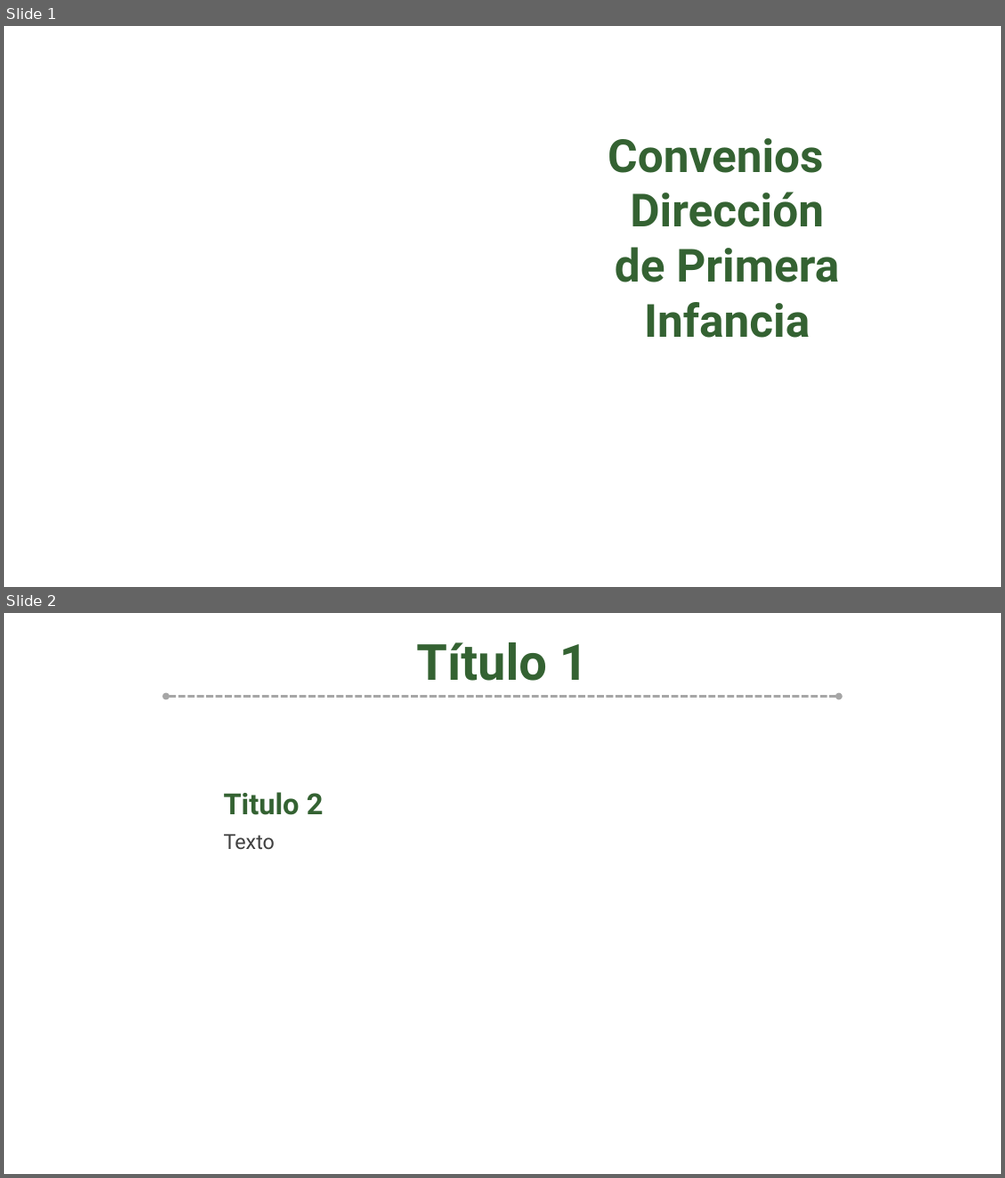
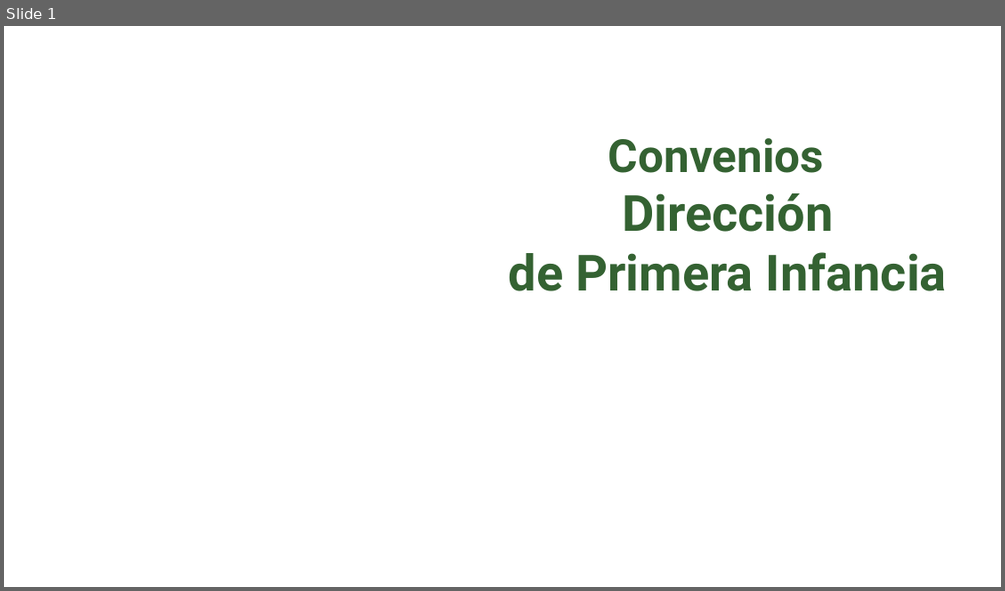
Before and after one commit to paulaO/Dotaciones2019, a slide deck: SeguimientosSOAPI/ConveniosDPI.ppt. Shown one above the other, each under a label of ours: slides 1 and 2 before the commit, slide 1 after it. The pictures are 1005x1178 and 1005x591 pixels, drawn with LibreOffice and Linux fonts; fonts in the diff are those of the drawing; background and template pictures are left out. Boxes give left, top, right and bottom in pixels: in the first picture for what was removed or moved away, otherwise in the second. Text is boxed around its words. In the diff, an @@ line names an element or a change of style, - is before the commit and + after.

```diff
--- a/SeguimientosSOAPI/ConveniosDPI.ppt
+++ b/SeguimientosSOAPI/ConveniosDPI.ppt
@@ slide 2 removed at [4, 613, 1001, 1174], background picture (left out) @@
@@ text removed at [416, 642, 588, 681] @@
-Título 1
@@ double arrow removed from (166, 696) to (839, 696) @@
@@ text removed at [224, 792, 324, 815] @@
-Titulo 2
@@ text removed at [224, 834, 275, 849] @@
-Texto
@@ slide 1 changed as well @@
@@ text "Convenios": place and size @@
-text "Convenios" at [607, 138, 839, 338]
+text "Convenios" at [509, 138, 947, 291]
@@ text at [509, 193, 947, 291]: size 44 to 48 pt in "Dirección", "de Primera Infancia" @@
```
Also in this commit, not shown: 2 slides added, 1 other file.
